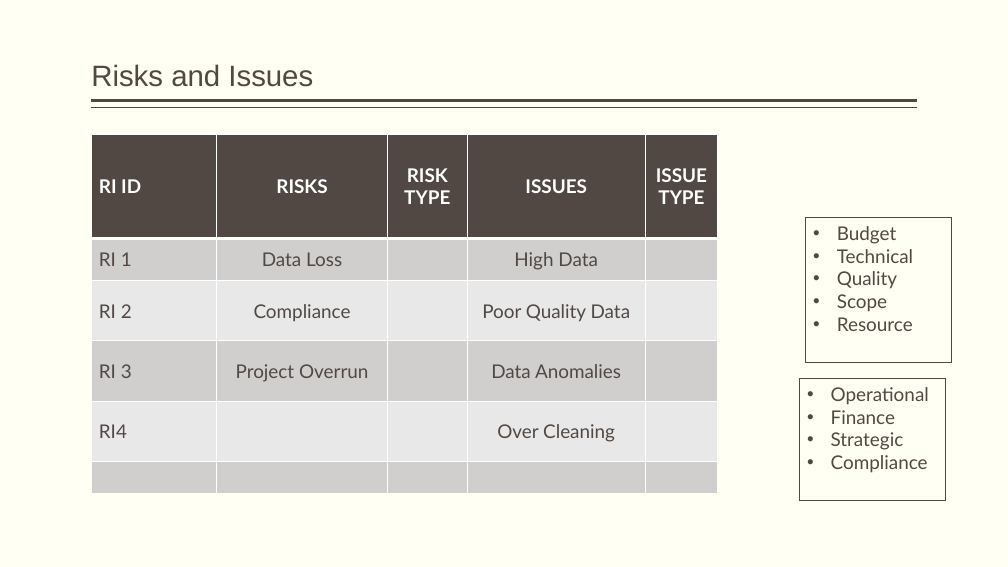
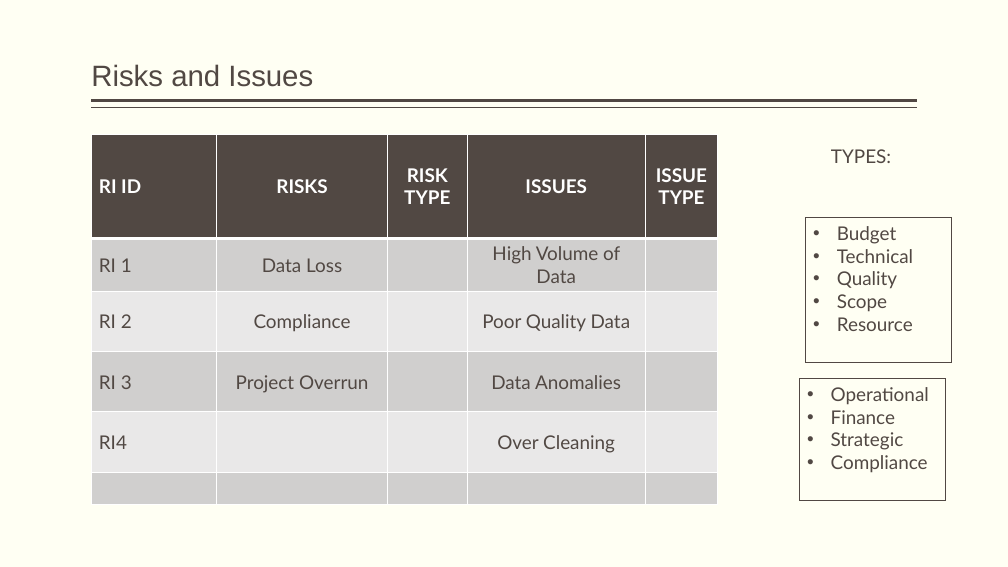
Before and after one commit to as-az01/QA-ProductDevDM05, a slide deck: slide 9 of LibrarySystemValidation.pptx. Drawn at 1008x567 pixels with LibreOffice and Linux fonts; fonts in the diff are those of the drawing. Boxes give left, top, right and bottom in pixels: in the first picture for what was removed or moved away, otherwise in the second. Text is boxed around its words. In the diff, an @@ line names an element or a change of style, - is before the commit and + after.

```diff
--- a/LibrarySystemValidation.pptx
+++ b/LibrarySystemValidation.pptx
@@ table at bbox=[91, 134, 718, 504] @@
-row 2, column 4: High Data
+row 2, column 4: High Volume of Data
@@ text added at bbox=[831, 149, 891, 163], 18 pt, text #514843 @@
+TYPES:
```
Also in this commit, not shown: 4 other slides changed.
